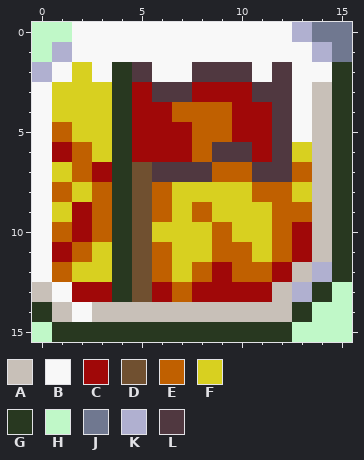
Pixel-art sprite, stored at Engine Hacks/SkillSystem/SkillIcons/Inspire.png. The picture above is the old version.
The file is 16x16 pixels.
Palette (. is transparent): A #c8c0b8  B #f8f8f8  C #a00808  D #705030  E #c06000  F #d8d020  G #283820  H #c0f8c8  J #707890  K #b0b0d0  L #503840
Pixels before, first column x 0:
 0 HHBBBBBBBBBBBKJJ
 1 HKBBBBBBBBBBBBKJ
 2 KBFBGLBBLLLBLBBG
 3 BFFFGCLLCCCLLBAG
 4 BFFFGCCEEECCLBAG
 5 BEFFGCCCEECCLBAG
 6 BCEFGCCCELLCLFAG
 7 BFECGDLLLEELLEAG
 8 BEFEGDEFFFFEEFAG
 9 BFCEGDEFEFFFEEAG
10 BECEGDFFFEFFECAG
11 BCEFGDEFFEEFECAG
12 BEFFGDEFECEECAKG
13 ABCCGDCECCCCAKGH
14 GABAAAAAAAAAAGHH
15 HGGGGGGGGGGGGHHH
And afterwards:
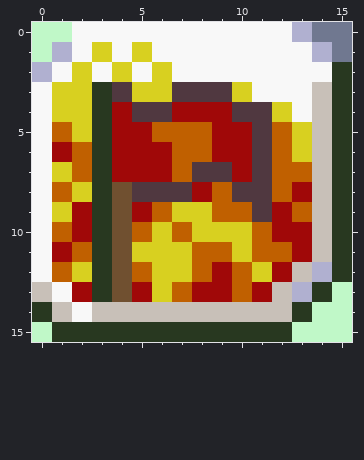
Change:
Changed rows in their new state; - is an unchanged pixel.
first column x 3:
 1 F-F--------
 2 -FBF-BBB-B-
 3 GLFF-LLFBB-
 4 GCLLCCCLLF-
 5 GC-EE-C-LEF
 6 GC--E-CCLE-
 7 GCCCE-LC-E-
 8 GDLLLCELL-C
 9 GDC--FEELC-
10 GDE-E-F-EC-
11 GDFF-E-FE--
12 GDEF----F--
13 GDCF---E---
